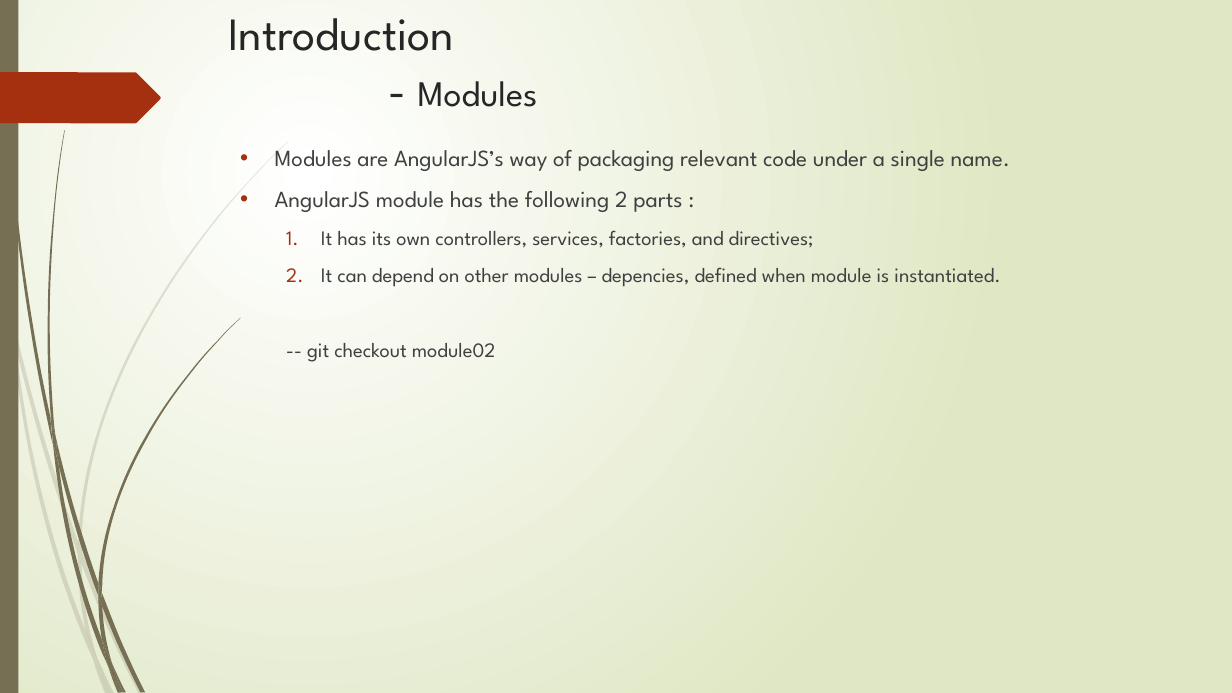
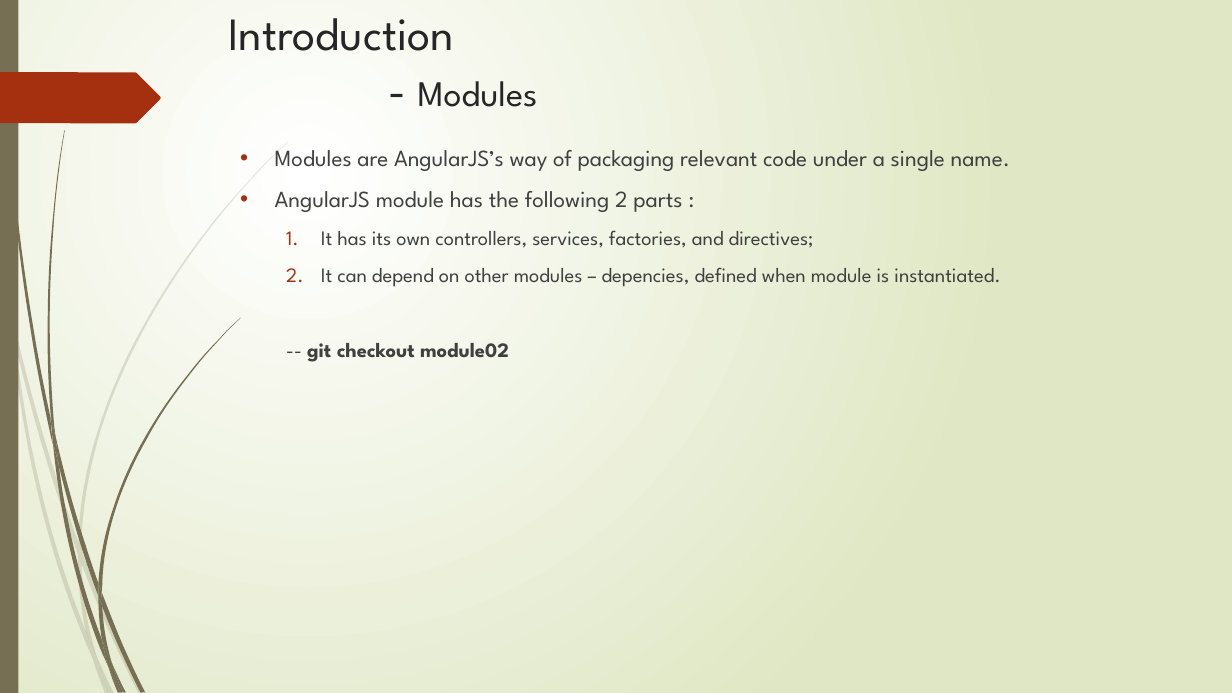
Before and after one commit to rahulmeghlan/angularjsTraining, a slide deck: slide 5 of AngularJS.pptx. Drawn at 1232x693 pixels with LibreOffice and Linux fonts; fonts in the diff are those of the drawing. Boxes give left, top, right and bottom in pixels: in the first picture for what was removed or moved away, otherwise in the second. Text is boxed around its words. In the diff, an @@ line names an element or a change of style, - is before the commit and + after.

```diff
--- a/AngularJS.pptx
+++ b/AngularJS.pptx
@@ text at (x1=307, y1=343, x2=509, y2=362): bold on in "git checkout module02" @@
```
Also in this commit, not shown: 1 slide added.
